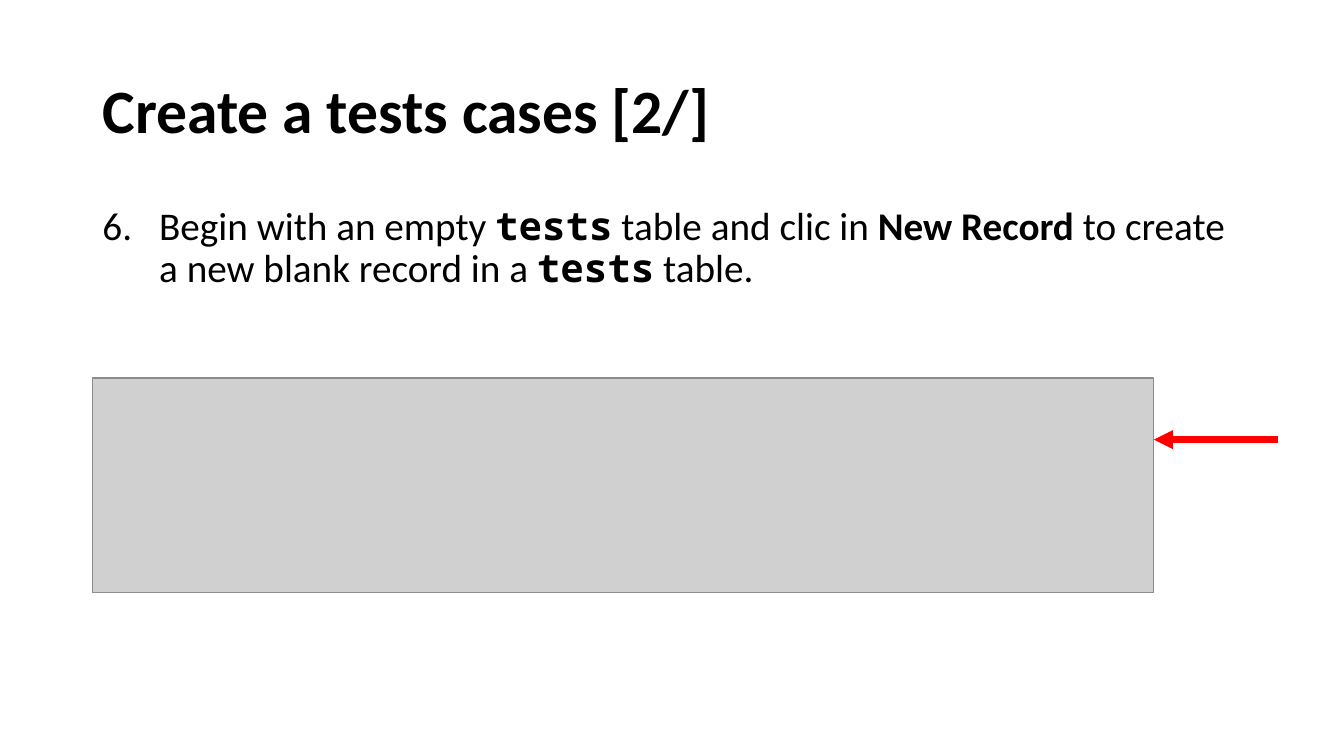
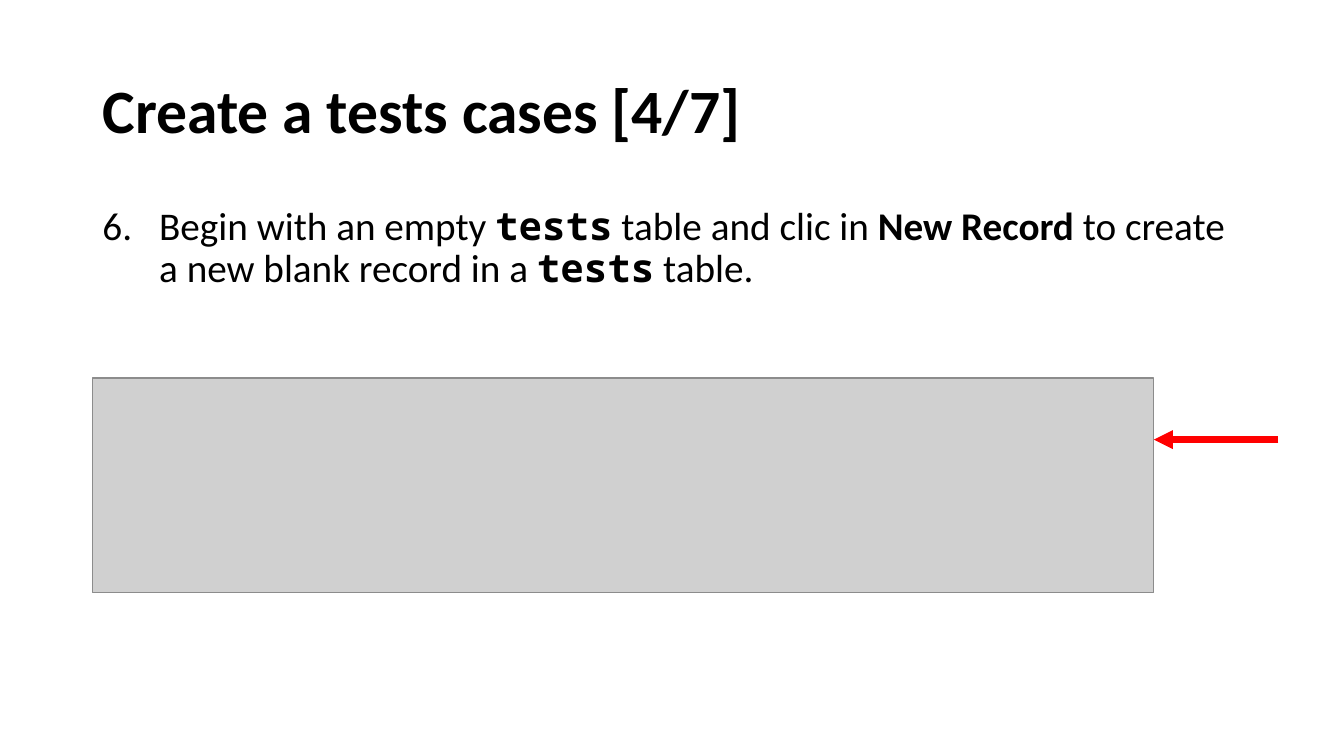
Before and after one commit to jfmunozf/judge42, a slide deck: slide 7 of Tutorial-Guide.pptx. Drawn at 1344x756 pixels with LibreOffice and Linux fonts; fonts in the diff are those of the drawing; grey boxes stand for pictures. Boxes give left, top, right and bottom in pixels: in the first picture for what was removed or moved away, otherwise in the second. Text is boxed around its words. In the diff, an @@ line names an element or a change of style, - is before the commit and + after.

```diff
--- a/Tutorial-Guide.pptx
+++ b/Tutorial-Guide.pptx
@@ title at (102,88,741,142): text changed @@
-Create a tests cases [2/]
+Create a tests cases [4/7]
```
Also in this commit, not shown: 6 other slides changed, 1 other file.
